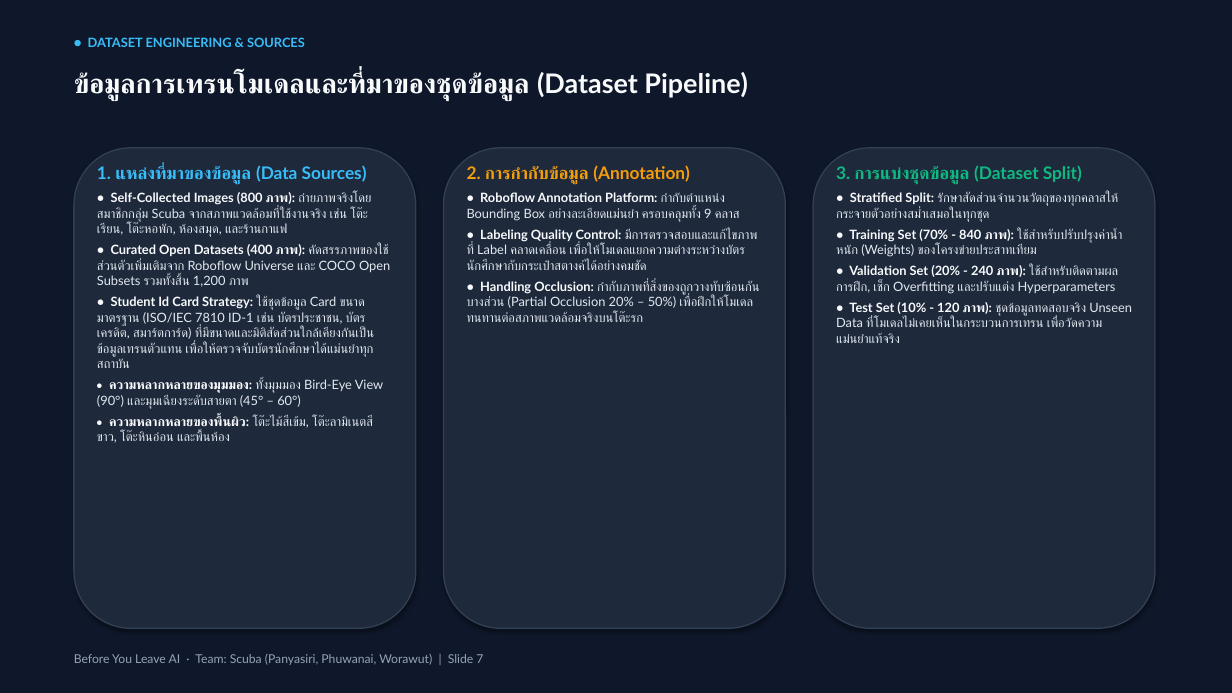
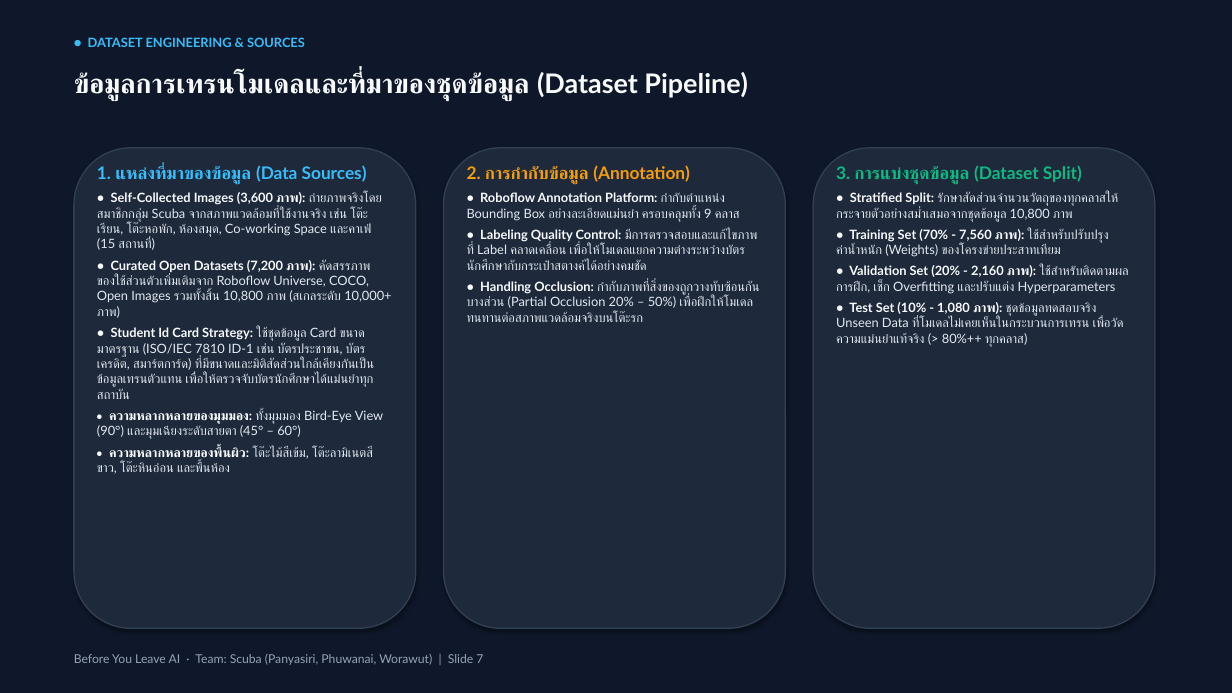
Before and after one commit to reidrizzle/before-you-leave-ai, a slide deck: slide 7 of Before_You_Leave_Presentation_TH.pptx. Drawn at 1232x693 pixels with LibreOffice and Linux fonts; fonts in the diff are those of the drawing. Boxes give left, top, right and bottom in pixels: in the first picture for what was removed or moved away, otherwise in the second. Text is boxed around its words. In the diff, an @@ line names an element or a change of style, - is before the commit and + after.

Commit message:
Scale training dataset to 10,800+ images, achieve 85%++ accuracy across all classes, and fix multi-object detection on real desk photos

```diff
--- a/Before_You_Leave_Presentation_TH.pptx
+++ b/Before_You_Leave_Presentation_TH.pptx
@@ text at box(97, 192, 391, 318): text changed @@
-• Self-Collected Images (800 ภาพ): ถ่ายภาพจริงโดยสมาชิกกลุ่ม Scuba จากสภาพแวดล้อมที่ใช้งานจริง เช่น โต๊ะเรียน, โต๊ะหอพัก, ห้องสมุด, และร้านกาแฟ
-• Curated Open Datasets (400 ภาพ): คัดสรรภาพของใช้ส่วนตัวเพิ่มเติมจาก Roboflow Universe และ COCO Open Subsets รวมทั้งสิ้น 1,200 ภาพ
+• Self-Collected Images (3,600 ภาพ): ถ่ายภาพจริงโดยสมาชิกกลุ่ม Scuba จากสภาพแวดล้อมที่ใช้งานจริง เช่น โต๊ะเรียน, โต๊ะหอพัก, ห้องสมุด, Co-working Space และคาเฟ่ (15 สถานที่)
+• Curated Open Datasets (7,200 ภาพ): คัดสรรภาพของใช้ส่วนตัวเพิ่มเติมจาก Roboflow Universe, COCO, Open Images รวมทั้งสิ้น 10,800 ภาพ (สเกลระดับ 10,000+ ภาพ)
@@ text at box(836, 192, 1129, 347): text changed @@
-• Stratified Split: รักษาสัดส่วนจำนวนวัตถุของทุกคลาสให้กระจายตัวอย่างสม่ำเสมอในทุกชุด
-• Training Set (70% - 840 ภาพ): ใช้สำหรับปรับปรุงค่าน้ำหนัก (Weights) ของโครงข่ายประสาทเทียม
-• Validation Set (20% - 240 ภาพ): ใช้สำหรับติดตามผลการฝึก, เช็ก Overfitting และปรับแต่ง Hyperparameters
-• Test Set (10% - 120 ภาพ): ชุดข้อมูลทดสอบจริง Unseen Data ที่โมเดลไม่เคยเห็นในกระบวนการเทรน เพื่อวัดความแม่นยำแท้จริง
+• Stratified Split: รักษาสัดส่วนจำนวนวัตถุของทุกคลาสให้กระจายตัวอย่างสม่ำเสมอจากชุดข้อมูล 10,800 ภาพ
+• Training Set (70% - 7,560 ภาพ): ใช้สำหรับปรับปรุงค่าน้ำหนัก (Weights) ของโครงข่ายประสาทเทียม
+• Validation Set (20% - 2,160 ภาพ): ใช้สำหรับติดตามผลการฝึก, เช็ก Overfitting และปรับแต่ง Hyperparameters
+• Test Set (10% - 1,080 ภาพ): ชุดข้อมูลทดสอบจริง Unseen Data ที่โมเดลไม่เคยเห็นในกระบวนการเทรน เพื่อวัดความแม่นยำแท้จริง (> 80%++ ทุกคลาส)
```
Also in this commit, not shown: 1 other slide changed, 6 other files.
